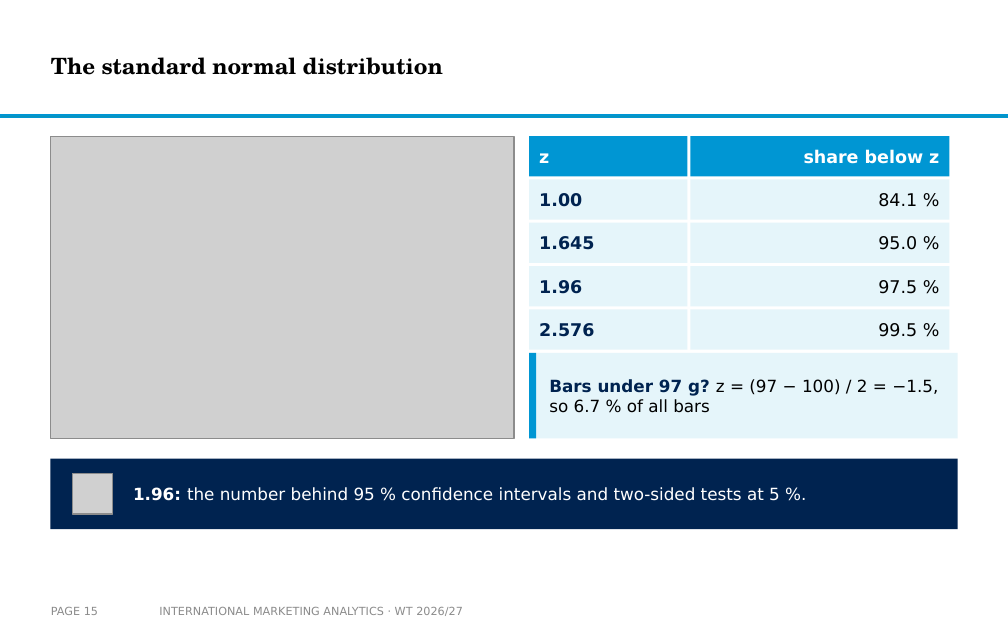
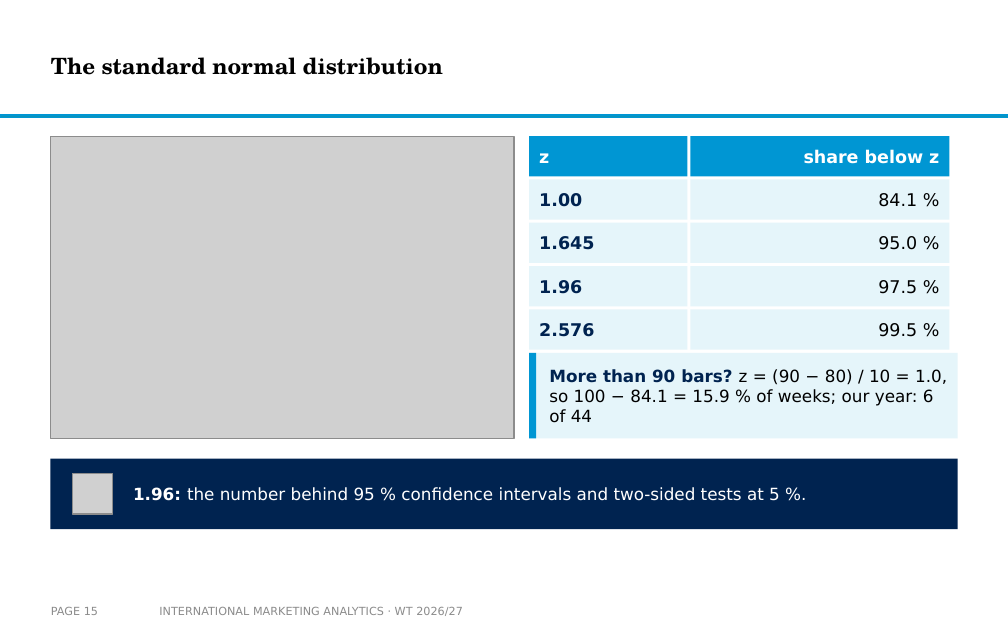
Before and after one commit to arnefloh-wu/international-marketing-analytics-teaching, a slide deck: slide 15 of slides/01b_statistics-and-regression_WT26-27.pptx. Drawn at 1008x630 pixels with LibreOffice and Linux fonts; fonts in the diff are those of the drawing; grey boxes stand for pictures; background and template pictures are left out. Boxes give left, top, right and bottom in pixels: in the first picture for what was removed or moved away, otherwise in the second. Text is boxed around its words. In the diff, an @@ line names an element or a change of style, - is before the commit and + after.

```diff
--- a/slides/01b_statistics-and-regression_WT26-27.pptx
+++ b/slides/01b_statistics-and-regression_WT26-27.pptx
@@ text at [549, 369, 947, 423]: text changed @@
-Bars under 97 g? z = (97 − 100) / 2 = −1.5, so 6.7 % of all bars
+More than 90 bars? z = (90 − 80) / 10 = 1.0, so 100 − 84.1 = 15.9 % of weeks; our year: 6 of 44
```
Also in this commit, not shown: 5 other slides changed, 4 slides added, 1 slide removed, 6 other files.
